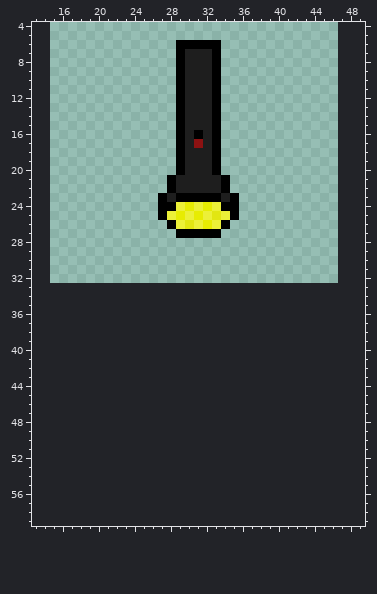
File history of a pixel-art sprite, Jogo/assets/img/flashlight/down.png. The picture above was drawn from the file before the commit.
The file is 256x256 pixels, drawn in blocks of 8x8; one block is one cell here. Shown: x 13..49, y 4..59. The old version is drawn lined up with the new one, on the new canvas.
Now the later version:
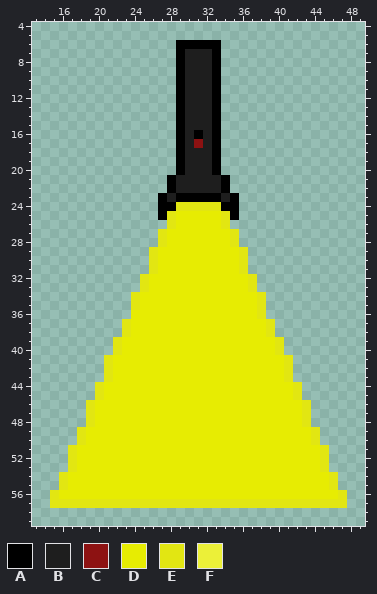
Palette (. is transparent): A #000000  B #1e1e1e  C #8d1212  D #e7ec02  E #e2e612  F #ecf038
From old to new:
canvas 32x32 -> 64x64, the old top-left corner now at 15,1
Colour D now appears in row 27 at x 28 and 34; in row 28 at x 28 to 34; in rows 29 to 31 at x 27 to 35; in rows 32 to 33 at x 26 to 36; in rows 34 to 35 at x 25 to 37; in row 36 at x 24 to 37.
Colour D now appears in rows 37 to 38 at x 24 to 38; in rows 39 to 40 at x 23 to 39; in rows 41 to 43 at x 22 to 40; in rows 44 to 45 at x 21 to 41; in rows 46 to 48 at x 20 to 42; in rows 49 to 50 at x 19 to 43.
Colour D now appears in rows 51 to 53 at x 18 to 44; in rows 54 to 55 at x 17 to 45; in row 56 at x 16 to 46.
The author changed colour A to colour D in row 27 at x 29 to 33.
The author changed colour E to colour D in row 25 at x 33; in row 26 at x 30.
The author changed colour F to colour D in row 25 at x 30 and 32; in row 26 at x 29, 31 and 33.
Colour E now appears in rows 27 to 28 at x 27 and 35; in rows 29 to 31 at x 26 and 36; in rows 32 to 33 at x 25 and 37; in rows 34 to 35 at x 24 and 38; in row 36 at x 38; in rows 37 to 38 at x 23 and 39.
Colour E now appears in rows 39 to 40 at x 22 and 40; in rows 41 to 43 at x 21 and 41; in rows 44 to 45 at x 20 and 42; in rows 46 to 48 at x 19 and 43; in rows 49 to 50 at x 18 and 44; in rows 51 to 53 at x 17 and 45.
Colour E now appears in rows 54 to 55 at x 16 and 46; in row 56 at x 15 and 47; in row 57 at x 15 to 47.
The author changed colour A to colour E in row 26 at x 28 and 34.
The author changed colour D to colour E in row 24 at x 30 and 32.
The author changed colour F to colour E in row 24 at x 29, 31 and 33; in row 25 at x 28 and 34.
Boxes around the changes in both pictures, in picture pixels (x1, y1, x2, y2):
changed: (50, 202, 347, 508)
